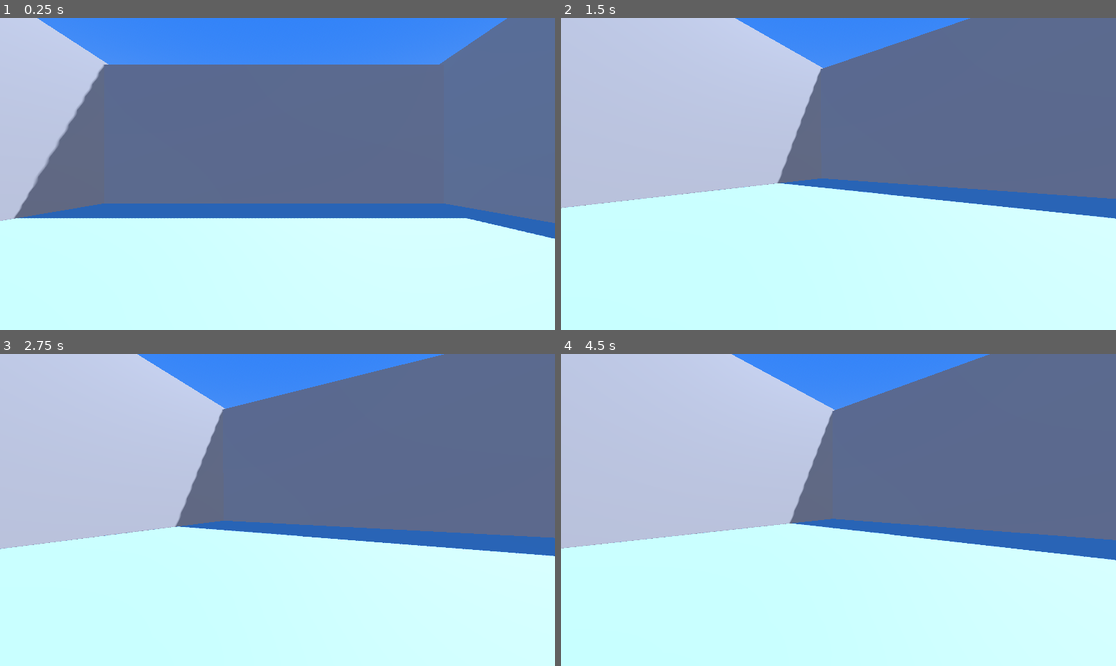
Above: before the commit, frames 1-4 (two rows, left to right).
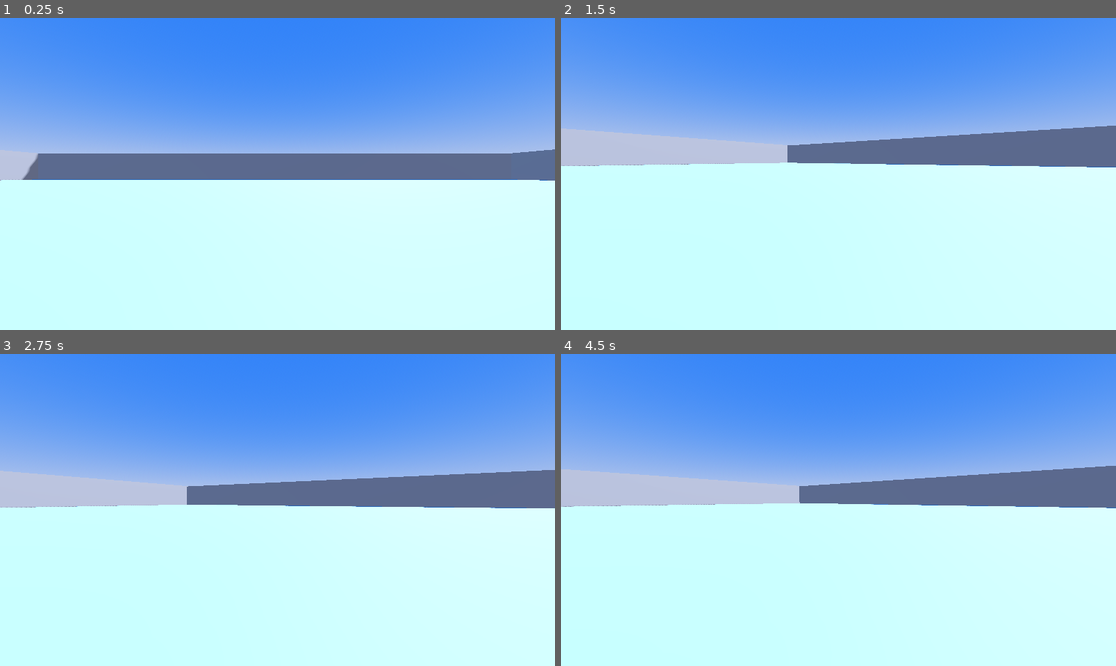
Above: after the commit, the same moments.

Repository: KiziDooh/GamJam
Game: Godot game, scene res://node_3d.tscn
The game is run twice, just before and just after one commit, with the same random seed, the same clock (stepped at 60 frames per second) and the same inputs.
Inputs (mouse positions are in pixels of both pictures, inside the frame that each line leads up to):
- Up to frame 1 (0.25 s): no input
- Up to frame 2 (1.5 s): tap Enter (ui_accept) at 0.5, 0.77, 1.25 s; move the mouse to (960, 158) at 0.52 s; hold Right (ui_right) 0.53-1.28 s; click (960, 158) at 0.67 s; move the mouse to (810, 174) at 1.27 s; hold Up (ui_up) from 1.28 s (still down)
- Up to frame 3 (2.75 s): keep holding Up (ui_up); tap Enter (ui_accept) at 1.52, 2 s; move the mouse to (288, 503) at 2.02 s
- Up to frame 4 (4.5 s): keep holding Up (ui_up); tap Enter (ui_accept) at 2.75, 3.02, 3.5, 3.77, 4.25 s; move the mouse to (832, 516) at 2.77 s; click (832, 516) at 2.92 s; move the mouse to (877, 513) at 3.52 s; move the mouse to (794, 506) at 4.27 s

The runs differ from the first frame. In frame 1, 46% of the frame differs, in the area x 0-100%, y 0-71%; in frame 2, 45%; in frame 3, 46%; in frame 4, 46%, in the area x 0-100%, y 0-67%.

Commit message:
Update node_3d.tscn

Diff:
--- a/node_3d.tscn
+++ b/node_3d.tscn
@@ -33,7 +33,7 @@
 can_sprint = true
 
 [node name="CSGBox3D" type="CSGBox3D" parent="."]
-transform = Transform3D(1, 0, 0, 0, 1, 0, 0, 0, 1, 0.0997703, 1.05212, 0.276973)
+transform = Transform3D(7.56693, 0, 0, 0, 1, 0, 0, 0, 5.45369, 1.04409, 1.05212, 0.626221)
 use_collision = true
 size = Vector3(26.4658, 1, 30.3584)
 
@@ -42,21 +42,21 @@
 use_collision = true
 
 [node name="CSGBox3D3" type="CSGBox3D" parent="."]
-transform = Transform3D(1, 0, 0, 0, 1, 0, 0, 0, 1, 0, 5.70165, -14.3545)
+transform = Transform3D(7.56693, 0, 0, 0, 1, 0, 0, 0, 5.45369, 0.289132, 5.70165, -79.1695)
 use_collision = true
 size = Vector3(26.125, 11.0205, 1)
 
 [node name="CSGBox3D4" type="CSGBox3D" parent="."]
-transform = Transform3D(1, 0, 0, 0, 1, 0, 0, 0, 1, 0, 5.70165, 15.0703)
+transform = Transform3D(7.56693, 0, 0, 0, 1, 0, 0, 0, 5.45369, 0.289132, 5.70165, 81.3047)
 use_collision = true
 size = Vector3(26.125, 11.0205, 1)
 
 [node name="CSGBox3D5" type="CSGBox3D" parent="."]
-transform = Transform3D(1, 0, 0, 0, 1, 0, 0, 0, 1, 12.1493, 6, 0)
+transform = Transform3D(7.56693, 0, 0, 0, 1, 0, 0, 0, 5.45369, 92.2217, 6, -0.884305)
 use_collision = true
 size = Vector3(1, 10.8486, 30.7002)
 
 [node name="CSGBox3D6" type="CSGBox3D" parent="."]
-transform = Transform3D(1, 0, 0, 0, 1, 0, 0, 0, 1, -12.4692, 6, 0)
+transform = Transform3D(7.56693, 0, 0, 0, 1, 0, 0, 0, 5.45369, -94.0642, 6, -0.884305)
 use_collision = true
 size = Vector3(1, 10.8486, 30.7002)
